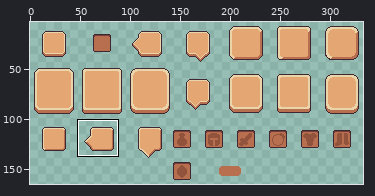
File history of a sprite sheet, Assets/Art/Packs/Cute_Fantasy_UI/UI_Frames.png. Above, an overview of the earlier version with the close-up marked.
Close-up. Before:
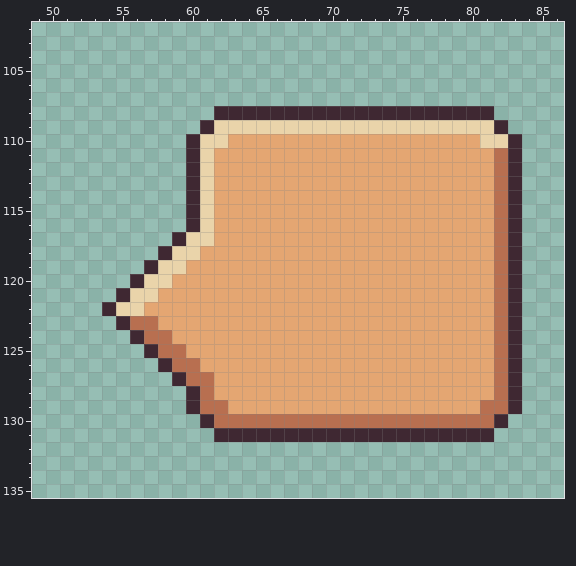
The file is 336x176 pixels. Shown: x 49..86, y 102..135. The wide view leaves out empty margins.
After the commit:
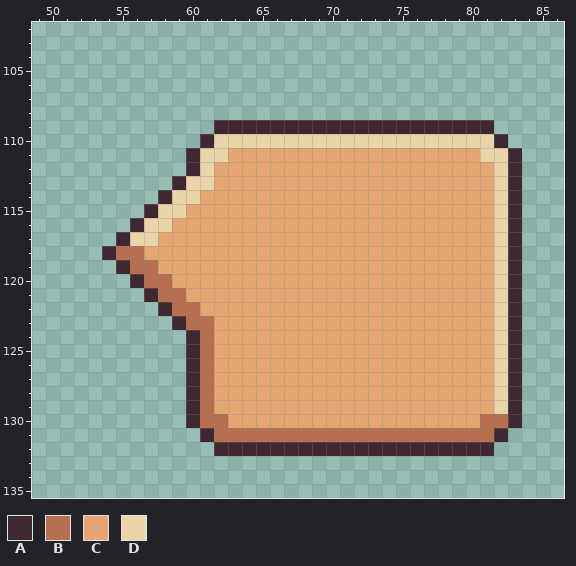
Palette (. is transparent): A #3f2832  B #b86f50  C #e4a672  D #ead4aa
Change:
@@ x 49..86 @@
 107 ......................................
-108 .............AAAAAAAAAAAAAAAAAAAA.....
-109 ............ADDDDDDDDDDDDDDDDDDDDA....
-110 ...........ADDCCCCCCCCCCCCCCCCCCDDA...
-111 ...........ADCCCCCCCCCCCCCCCCCCCCBA...
-112 ...........ADCCCCCCCCCCCCCCCCCCCCBA...
-113 ...........ADCCCCCCCCCCCCCCCCCCCCBA...
-114 ...........ADCCCCCCCCCCCCCCCCCCCCBA...
-115 ...........ADCCCCCCCCCCCCCCCCCCCCBA...
-116 ...........ADCCCCCCCCCCCCCCCCCCCCBA...
-117 ..........ADDCCCCCCCCCCCCCCCCCCCCBA...
-118 .........ADDCCCCCCCCCCCCCCCCCCCCCBA...
-119 ........ADDCCCCCCCCCCCCCCCCCCCCCCBA...
-120 .......ADDCCCCCCCCCCCCCCCCCCCCCCCBA...
-121 ......ADDCCCCCCCCCCCCCCCCCCCCCCCCBA...
-122 .....ADDCCCCCCCCCCCCCCCCCCCCCCCCCBA...
-123 ......ABBCCCCCCCCCCCCCCCCCCCCCCCCBA...
-124 .......ABBCCCCCCCCCCCCCCCCCCCCCCCBA...
-125 ........ABBCCCCCCCCCCCCCCCCCCCCCCBA...
-126 .........ABBCCCCCCCCCCCCCCCCCCCCCBA...
-127 ..........ABBCCCCCCCCCCCCCCCCCCCCBA...
-128 ...........ABCCCCCCCCCCCCCCCCCCCCBA...
-129 ...........ABBCCCCCCCCCCCCCCCCCCBBA...
-130 ............ABBBBBBBBBBBBBBBBBBBBA....
-131 .............AAAAAAAAAAAAAAAAAAAA.....
-132 ......................................
+108 ......................................
+109 .............AAAAAAAAAAAAAAAAAAAA.....
+110 ............ADDDDDDDDDDDDDDDDDDDDA....
+111 ...........ADDCCCCCCCCCCCCCCCCCCDDA...
+112 ...........ADCCCCCCCCCCCCCCCCCCCCDA...
+113 ..........ADDCCCCCCCCCCCCCCCCCCCCDA...
+114 .........ADDCCCCCCCCCCCCCCCCCCCCCDA...
+115 ........ADDCCCCCCCCCCCCCCCCCCCCCCDA...
+116 .......ADDCCCCCCCCCCCCCCCCCCCCCCCDA...
+117 ......ADDCCCCCCCCCCCCCCCCCCCCCCCCDA...
+118 .....ABBCCCCCCCCCCCCCCCCCCCCCCCCCDA...
+119 ......ABBCCCCCCCCCCCCCCCCCCCCCCCCDA...
+120 .......ABBCCCCCCCCCCCCCCCCCCCCCCCDA...
+121 ........ABBCCCCCCCCCCCCCCCCCCCCCCDA...
+122 .........ABBCCCCCCCCCCCCCCCCCCCCCDA...
+123 ..........ABBCCCCCCCCCCCCCCCCCCCCDA...
+124 ...........ABCCCCCCCCCCCCCCCCCCCCDA...
+125 ...........ABCCCCCCCCCCCCCCCCCCCCDA...
+126 ...........ABCCCCCCCCCCCCCCCCCCCCDA...
+127 ...........ABCCCCCCCCCCCCCCCCCCCCDA...
+128 ...........ABCCCCCCCCCCCCCCCCCCCCDA...
+129 ...........ABCCCCCCCCCCCCCCCCCCCCDA...
+130 ...........ABBCCCCCCCCCCCCCCCCCCBBA...
+131 ............ABBBBBBBBBBBBBBBBBBBBA....
+132 .............AAAAAAAAAAAAAAAAAAAA.....
 133 ......................................
